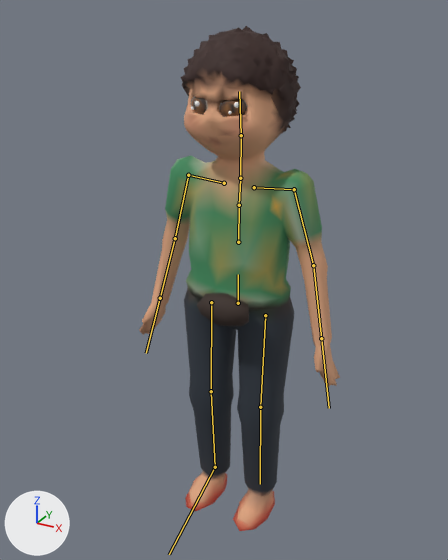
A saved change to the glTF model assets/models/nguoi/cohai.glb.
Rendered twice from a 50 mm lens placed at (0.791, -1.527, 1.584), pointed at (0.014, -0.115, 0.878). Arrows for +X, +Y and +Z are at lower left; the lights stay in place. The older version comes first. The bones that change, and the others that lie on the model, are drawn over the model as lines.

In view in the first picture: 'Nguoi_cohai'.
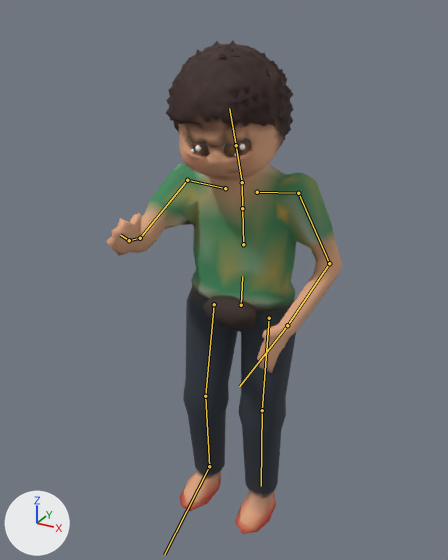
The newer file adds an action. The first version stands in its rest pose; the second is drawn at frame 24 of the action 'dua_tui'.

The edits, one by one:
Bone 'hips' (bone_hips) moves from (0.0, 0.0, 0.0) to (0.012, -0.004, 0.0).
Bone 'hips' (bone_hips) turns from (0, 0, 0) to (0, 2, -2) degrees about its own x, y and z.
Bone 'spine' (bone_spine) turns from (0, 0, 0) to (6, 0, 1) degrees about its own x, y and z.
Bone 'chest' (bone_chest) turns from (0, 0, 0) to (6, 1, 1) degrees about its own x, y and z.
Bone 'clav.L' (bone_clav_l) turns from (0, 0, 0) to (1, 0, 0) degrees about its own x, y and z.
Bone 'upperarm.L' (bone_upperarm_l) turns from (0, 0, 0) to (-5, 0, -5) degrees about its own x, y and z.
Bone 'forearm.L' (bone_forearm_l) turns from (0, 0, 0) to (-49, 12, 26) degrees about its own x, y and z.
Bone 'hand.L' (bone_hand_l) turns from (0, 0, 0) to (-6, 10, 0) degrees about its own x, y and z.
Bone 'upperarm.R' (bone_upperarm_r) turns from (0, 0, 0) to (-65, 5, 8) degrees about its own x, y and z.
Bone 'forearm.R' (bone_forearm_r) turns from (0, 0, 0) to (-54, -6, -11) degrees about its own x, y and z.
Bone 'hand.R' (bone_hand_r) turns from (0, 0, 0) to (-6, -10, 0) degrees about its own x, y and z.
Bone 'neck' (bone_neck) turns from (0, 0, 0) to (9, 3, 0) degrees about its own x, y and z.
Bone 'head' (bone_head) turns from (0, 0, 0) to (2, 5, -2) degrees about its own x, y and z.
Bone 'thigh.L' (bone_thigh_l) turns from (0, 0, 0) to (-2, 0, -1) degrees about its own x, y and z.
Bone 'shin.L' (bone_shin_l) turns from (0, 0, 0) to (3, 0, 0) degrees about its own x, y and z.
Bone 'thigh.R' (bone_thigh_r) turns from (0, 0, 0) to (-5, 0, 1) degrees about its own x, y and z.
Bone 'shin.R' (bone_shin_r) turns from (0, 0, 0) to (9, 0, 0) degrees about its own x, y and z.
Bone 'foot.R' (bone_foot_r) turns from (0, 0, 0) to (4, 0, 0) degrees about its own x, y and z.

What differs and where, as boxes [x1, y1, x2, y2] in the pictures (448 x 560 px):
'Nguoi_cohai', posed (17% wider)
    before: [139, 26, 340, 531]
    after: [106, 41, 342, 534]
bone 'hips', root to tip
    before: (238, 303) to (238, 274)
    after: (241, 305) to (242, 276)
bone 'spine', root to tip
    before: (238, 242) to (239, 205)
    after: (243, 244) to (242, 208)
bone 'chest', root to tip
    before: (239, 205) to (240, 179)
    after: (242, 208) to (242, 183)
bone 'clav.L', root to tip
    before: (254, 187) to (294, 189)
    after: (257, 192) to (298, 193)
bone 'upperarm.L', root to tip
    before: (294, 189) to (313, 265)
    after: (298, 193) to (329, 263)
bone 'forearm.L', root to tip
    before: (313, 265) to (321, 338)
    after: (329, 263) to (287, 325)
bone 'hand.L', root to tip
    before: (321, 338) to (329, 408)
    after: (287, 325) to (239, 386)
bone 'upperarm.R', root to tip
    before: (188, 175) to (175, 238)
    after: (187, 180) to (140, 238)
bone 'forearm.R', root to tip
    before: (175, 238) to (160, 298)
    after: (140, 238) to (129, 240)
bone 'hand.R', root to tip
    before: (160, 298) to (146, 353)
    after: (129, 240) to (120, 235)
bone 'neck', root to tip
    before: (240, 178) to (241, 135)
    after: (242, 182) to (236, 145)
bone 'head', root to tip
    before: (241, 135) to (239, 91)
    after: (236, 145) to (229, 108)
bone 'thigh.L', root to tip
    before: (265, 315) to (260, 407)
    after: (269, 318) to (262, 410)
bone 'shin.L', root to tip
    before: (260, 407) to (260, 484)
    after: (262, 410) to (261, 486)
bone 'thigh.R', root to tip
    before: (211, 302) to (211, 391)
    after: (214, 304) to (205, 396)
bone 'shin.R', root to tip
    before: (211, 391) to (215, 467)
    after: (205, 396) to (209, 466)
bone 'foot.R', root to tip
    before: (215, 467) to (169, 554)
    after: (209, 466) to (164, 554)
